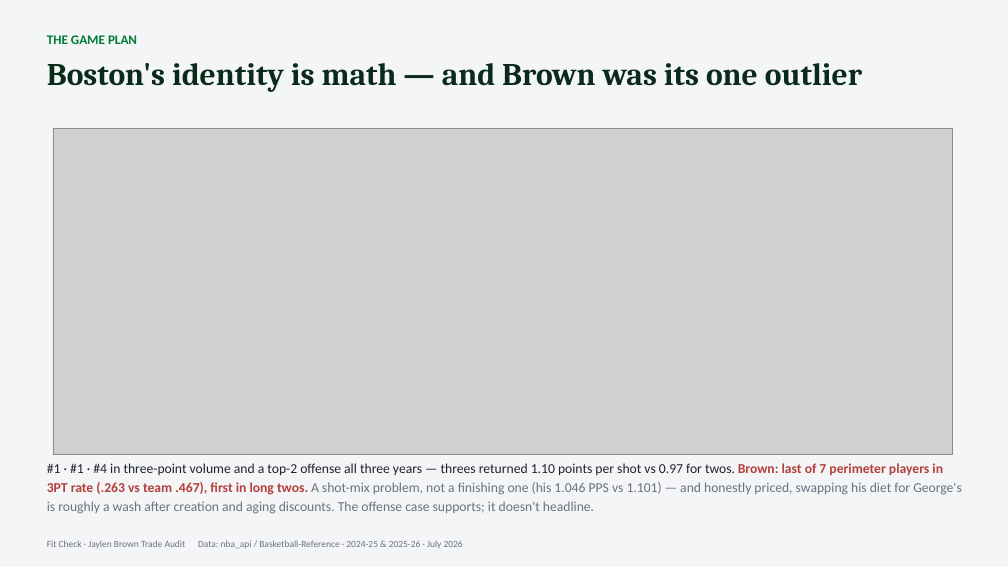
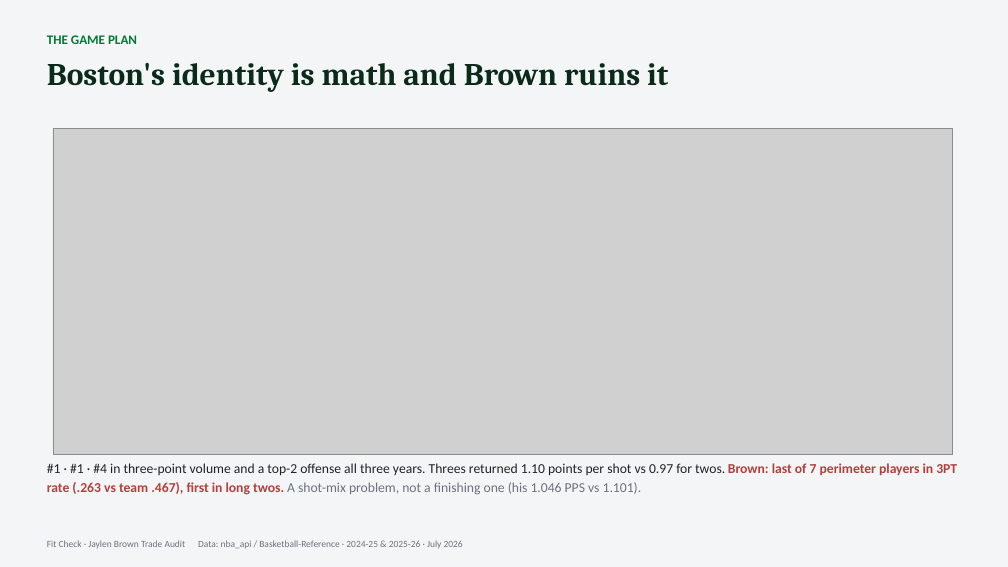
Before and after one commit to justinloo12/jaylen-brown-fit-check, a slide deck: slide 4 of outputs/Breaking_Down_The_Jaylen_Brown_Trade.pptx. Drawn at 1008x567 pixels with LibreOffice and Linux fonts; fonts in the diff are those of the drawing; grey boxes stand for pictures. Boxes give left, top, right and bottom in pixels: in the first picture for what was removed or moved away, otherwise in the second. Text is boxed around its words. In the diff, an @@ line names an element or a change of style, - is before the commit and + after.

```diff
--- a/outputs/Breaking_Down_The_Jaylen_Brown_Trade.pptx
+++ b/outputs/Breaking_Down_The_Jaylen_Brown_Trade.pptx
@@ text at [47, 63, 668, 92]: text changed @@
-Boston's identity is math — and Brown was its one outlier
+Boston's identity is math and Brown ruins it
@@ text at [47, 463, 957, 495]: text changed; text colour #6B7280 to #20232A @@
-#1 · #1 · #4 in three-point volume and a top-2 offense all three years — threes returned 1.10 points per shot vs 0.97 for twos. Brown: last of 7 perimeter players in 3PT rate (.263 vs team .467), first in long twos. A shot-mix problem, not a finishing one (his 1.046 PPS vs 1.101) — and honestly priced, swapping his diet for George's is roughly a wash after creation and aging discounts. The offense case supports; it doesn't headline.
+#1 · #1 · #4 in three-point volume and a top-2 offense all three years. Threes returned 1.10 points per shot vs 0.97 for twos. Brown: last of 7 perimeter players in 3PT rate (.263 vs team .467), first in long twos. A shot-mix problem, not a finishing one (his 1.046 PPS vs 1.101).
```
Also in this commit, not shown: 9 other slides changed, 4 other files.
